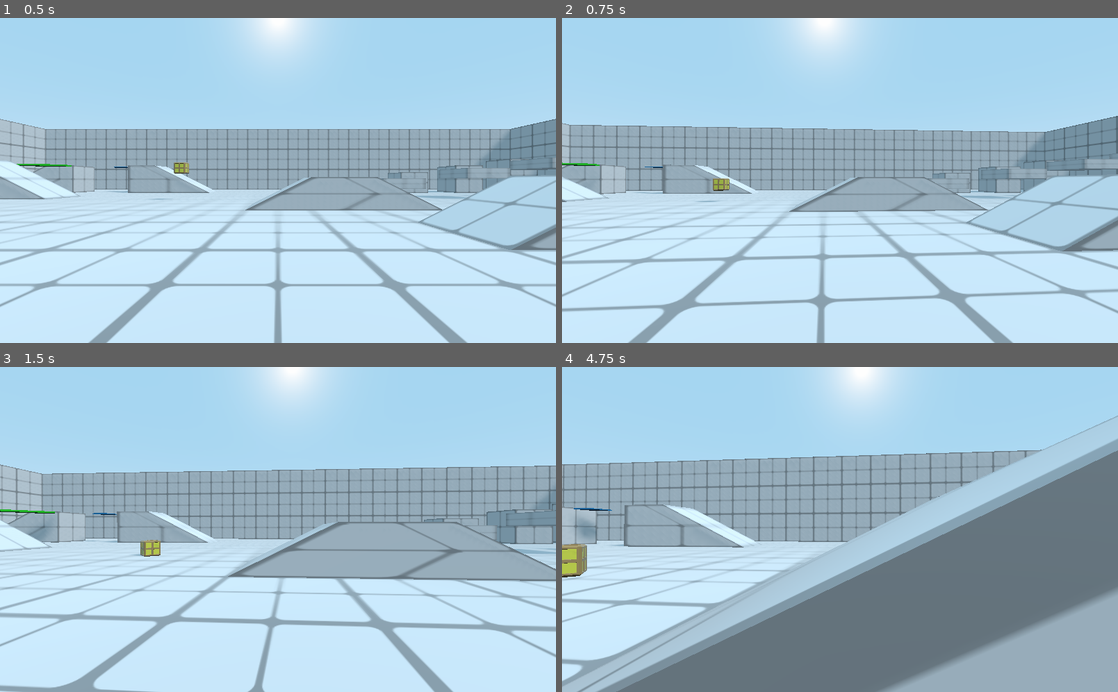
Above: before the commit, frames 1-4 (two rows, left to right).
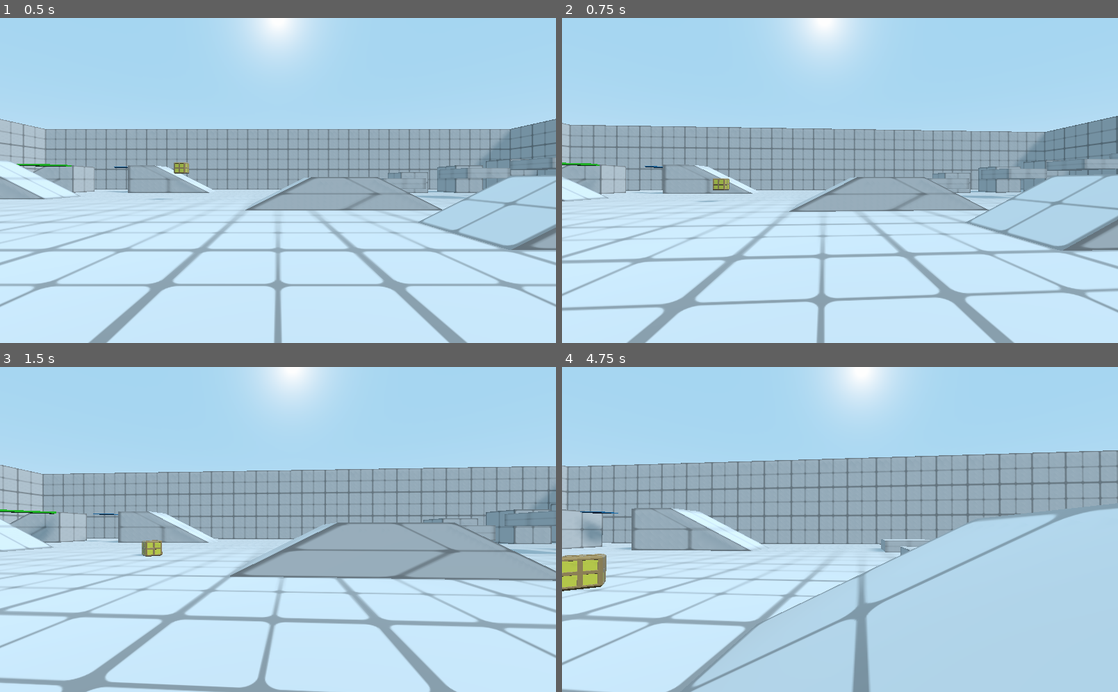
Above: after the commit, the same moments.

Repository: babypandabear3/bpb_fps_controller
Game: Godot game, scene res://demo/demo_scene.tscn
Two runs of this game, one before a commit and one after it. Both use one fixed random seed, a clock stepped at 60 frames per second and the inputs below.
Inputs (mouse positions are in pixels of both pictures, inside the frame that each line leads up to):
- Up to frame 1 (0.5 s): no input
- Up to frame 2 (0.75 s): move the mouse to (867, 180) at 0.52 s; hold W (movement_forward) from 0.53 s (still down); hold Shift (action_sprint) from 0.53 s (still down)
- Up to frame 3 (1.5 s): keep holding W (movement_forward); tap Space (movement_jump) at 0.77 s; move the mouse to (250, 529) at 1.27 s; release Shift (action_sprint) at 1.28 s; tap F (action_activate) at 1.35 s
- Up to frame 4 (4.75 s): keep holding W (movement_forward); tap Space (movement_jump) at 1.52, 3.02, 3.77, 4.52 s; tap Shift (action_sprint) at 1.55, 3.05, 4.35 s; move the mouse to (851, 523) at 2.02 s; hold Shift (action_sprint) 2.03-2.78 s; tap C (action_crouch_toggle) at 2.1 s; move the mouse to (834, 536) at 2.77 s; click (834, 536) at 2.85 s; move the mouse to (878, 532) at 3.52 s; hold Shift (action_sprint) 3.53-4.28 s; move the mouse to (795, 526) at 4.27 s

Frame 1 is identical in both runs. In frame 2, 1.4% of the frame differs, in the area x 0-100%, y 30-100%; in frame 3, 5.2%; in frame 4, 50%, in the area x 0-100%, y 14-100%.

Commit message:
- fix sliding when landing on moving platform - fix ray activate when using Camera Addon

Diff:
--- a/player_controller/Camera_addon.gd
+++ b/player_controller/Camera_addon.gd
@@ -6,10 +6,11 @@
 export (bool) var feat_lean_on_wallrun = true
 export (bool) var feat_crouch_crawl = true
 export (float) var head_bob_h = 0.0
-export (float) var head_bob_v = 0.03
+export (float) var head_bob_v = 0.024
 export (float) var head_bob_rotation = 0.00
-export (float) var head_bob_speed = 10
+export (float) var head_bob_speed = 8
 export (float) var lean_angle = 10
+export (float) var lean_pivot_move_speed = 12
 
 var physic_fps : float = 0.0
 
@@ -35,7 +36,7 @@
 var lean_target = 0
 
 var lean_pivot_move_target = Vector3.ZERO
-var lean_pivot_move_speed = 6
+
 
 #CRAWL CROUCH
 var crawl_crouch = 0
@@ -51,6 +52,8 @@
 onready var crawl_point = $bob_pivot/lean_pivot/rotation_helper_point/crawl_point
 onready var camera = $bob_pivot/lean_pivot/rotation_helper_point/camera_root/Camera
 onready var ray_lean = $bob_pivot/ray_lean
+onready var ray_activate = $bob_pivot/lean_pivot/rotation_helper_point/camera_root/ray_activate
+onready var holder = $bob_pivot/lean_pivot/rotation_helper_point/camera_root/holder
 
 # Called when the node enters the scene tree for the first time.
 func _ready():
@@ -60,7 +63,7 @@
 	target = get_node_or_null(follow_target)
 	if target == null:
 		target = get_parent()
-	target_rotation_helper = target.get_node("rotation_helper")
+
 	physic_fps = ProjectSettings.get_setting("physics/common/physics_fps") - 0.5
 	global_transform = target.global_transform
 
@@ -68,9 +71,20 @@
 	ray_crouch_point_R.add_exception(target)
 	ray_lean.add_exception(target)
 
+	#DELAY PROCESS ONE FRAME
+	set_process(false)
+	call_deferred("activate_process")
+
+func activate_process():
+	#DELAY PROCESS ONE FRAME SO target.get_rotation_helper() DOESN'T RETURN NULL
+	target_rotation_helper = target.get_rotation_helper()
+	ray_activate.add_exception(target)
+	target.replace_ray_activate_holder(ray_activate, holder)
+	set_process(true)
+
 func _process(delta):
 	global_transform = global_transform.interpolate_with(target.global_transform, delta * physic_fps)
-	camera_root.rotation = target_rotation_helper.rotation
+	camera_root.rotation.x = lerp_angle(camera_root.rotation.x, target_rotation_helper.rotation.x, delta * physic_fps)
 
 	#HEAD BOB
 	if feat_head_bob:
@@ -109,7 +123,10 @@
 			hb_sin_progress = sin(hb_lean_sin_progress)
 
 	bob_pivot.translation.x = lerp(0, head_bob_h, hb_sin_progress)
-	bob_pivot.translation.y = lerp(0, -head_bob_v, hb_sin_progress*2)
+	if target.body_height == target.BODY_HEIGHT_LIST.CROUCH :
+		bob_pivot.translation.y = lerp(0, -head_bob_v/2, hb_sin_progress*2)
+	else:
+		bob_pivot.translation.y = lerp(0, -head_bob_v, hb_sin_progress*2)
 	if head_bob_rotation != 0:
 		bob_pivot.rotation.z = lerp_angle(0, deg2rad(head_bob_rotation), hb_sin_progress)
 
--- a/player_controller/Camera_addon.tscn
+++ b/player_controller/Camera_addon.tscn
@@ -18,6 +18,13 @@
 
 [node name="camera_root" type="Spatial" parent="bob_pivot/lean_pivot/rotation_helper_point"]
 
+[node name="ray_activate" type="RayCast" parent="bob_pivot/lean_pivot/rotation_helper_point/camera_root"]
+enabled = true
+cast_to = Vector3( 0, 0, -2 )
+
+[node name="holder" type="Spatial" parent="bob_pivot/lean_pivot/rotation_helper_point/camera_root"]
+transform = Transform( 1, 0, 0, 0, 1, 0, 0, 0, 1, 0, 0, -1.5 )
+
 [node name="Camera" type="Camera" parent="bob_pivot/lean_pivot/rotation_helper_point/camera_root"]
 current = true
 far = 200.0
--- a/player_controller/Player.gd
+++ b/player_controller/Player.gd
@@ -1,6 +1,11 @@
 #THIS CONTROLLER IS DESIGNED FOR 60 PHYSIC FPS
-
 extends KinematicBody
+
+signal body_just_landed
+signal body_just_jump
+signal body_just_crouch
+signal body_just_stand
+
 
 enum STATELIST {
 	WALK,
@@ -40,10 +45,13 @@
 export (float) var slide_time = 1.2
 
 export (float) var throw_force = 10
+
 var body_height : int = BODY_HEIGHT_LIST.STAND
+var is_grabbing_object = false
 
 var jump_skip_timer = 0
 var jump_skip_timeout = 0.1
+var just_landed = false
 
 var dir = Vector3()
 var prev_vel_h = Vector3()
@@ -162,7 +170,6 @@
 			start_walk()
 
 
-
 func _process(delta):
 	#GET USER INPUT VALUE
 	input_h = Input.get_action_strength("movement_right") - Input.get_action_strength("movement_left")
@@ -189,7 +196,6 @@
 	#INPUT JUST PRESSED
 	if Input.is_action_just_pressed("movement_jump"):
 		input_jump_buffer = input_jump_timeout
-
 
 	match state:
 		STATELIST.WALK:
@@ -204,12 +210,27 @@
 			do_wallrun(delta)
 
 	if is_on_floor():
+		just_landed = false
+		if air_borne > 0:
+			emit_signal("body_just_landed")
+			just_landed = true
 		air_borne = 0.0
 		jump_count = 0
 	else:
 		air_borne += delta
 		if air_borne > coyote_time and jump_count == 0:
 			jump_count += 1
+
+	#RAY ACTIVATE CHECKING
+	if ray_activate.is_colliding():
+		var obj = ray_activate.get_collider()
+		if obj.has_method("get_grabbed_status"):
+			is_grabbing_object = obj.get_grabbed_status()
+		else:
+			is_grabbing_object = false
+	else:
+		is_grabbing_object = false
+
 
 func try_climb_stairs():
 	ray_stair1.force_update_transform()
@@ -232,9 +253,19 @@
 func body_height_crouch():
 	body_height = BODY_HEIGHT_LIST.CROUCH
 
+
 func body_height_stand():
 	body_height = BODY_HEIGHT_LIST.STAND
 	sprint_modifier = sprint_modi_nonactive
+
+func _on_AnimationPlayer_animation_finished(_anim_name):
+	call_deferred("emit_signal_body_height")
+
+func emit_signal_body_height():
+	if body_height == BODY_HEIGHT_LIST.STAND:
+		emit_signal("body_just_stand")
+	elif body_height == BODY_HEIGHT_LIST.CROUCH:
+		emit_signal("body_just_crouch")
 
 func start_walk():
 	state = STATELIST.WALK
@@ -318,6 +349,7 @@
 		input_jump_buffer = 0
 		snap_vector = Vector3.ZERO
 		jump_count += 1
+		emit_signal("body_just_jump")
 	elif is_on_floor() and jump_skip_timer <= 0:
 		#ON FLOOR
 		if floor_angle <= deg2rad(slope_limit): #STICKING ON FLOOR / SLOPE
@@ -345,6 +377,10 @@
 		velocity_v += impulse * Vector3(1,0,1)
 		impulse = Vector3.ZERO
 
+	#IF JUST LANDED, HALVED HORIZONTAL VELOCITY SO PLAYER DON'T SLIDE WHEN JUMP TO MOVING PLATFORM
+	if just_landed:
+		velocity_h *= 0.5
+
 	velocity = velocity_h + velocity_v
 
 	#ADD EXTERNAL FORCE TO OVERALL VELOCITY
@@ -541,6 +577,8 @@
 	automove_dir = velocity_h
 	automove_dir.y = 0
 	automove_dir = (automove_dir.slide(normal)).normalized()
+	automove_dir.y = 0
+	automove_dir = automove_dir.normalized()
 
 	state = STATELIST.WALLRUN
 	if global_transform.basis.x.angle_to(normal) < deg2rad(90):
@@ -591,6 +629,16 @@
 func wind_force_add(force):
 	external_force += force
 
+#THESE ARE CALLED BY CAMERA ADDON
+func get_rotation_helper():
+	return rotation_helper
+
+func replace_ray_activate_holder(p_ray_activate, p_holder):
+	ray_activate.enabled = false
+	ray_activate = p_ray_activate
+	holder = p_holder
+
+#PUBLIC FUNCTIONS
 func add_recoil(par, camera_recoil_force):
 	recoil = par
 	call_deferred("camera_recoil", camera_recoil_force)
--- a/player_controller/Player.tscn
+++ b/player_controller/Player.tscn
@@ -455,3 +455,5 @@
 cast_to = Vector3( 0, 0, -0.5 )
 
 [node name="Camera_addon" parent="." instance=ExtResource( 4 )]
+
+[connection signal="animation_finished" from="AnimationPlayer" to="." method="_on_AnimationPlayer_animation_finished"]
--- a/player_controller/system/grabable_obj.gd
+++ b/player_controller/system/grabable_obj.gd
@@ -105,3 +105,6 @@
 
 func wind_force_add(force):
 	external_force += force
+
+func get_grabbed_status():
+	return grabbed
